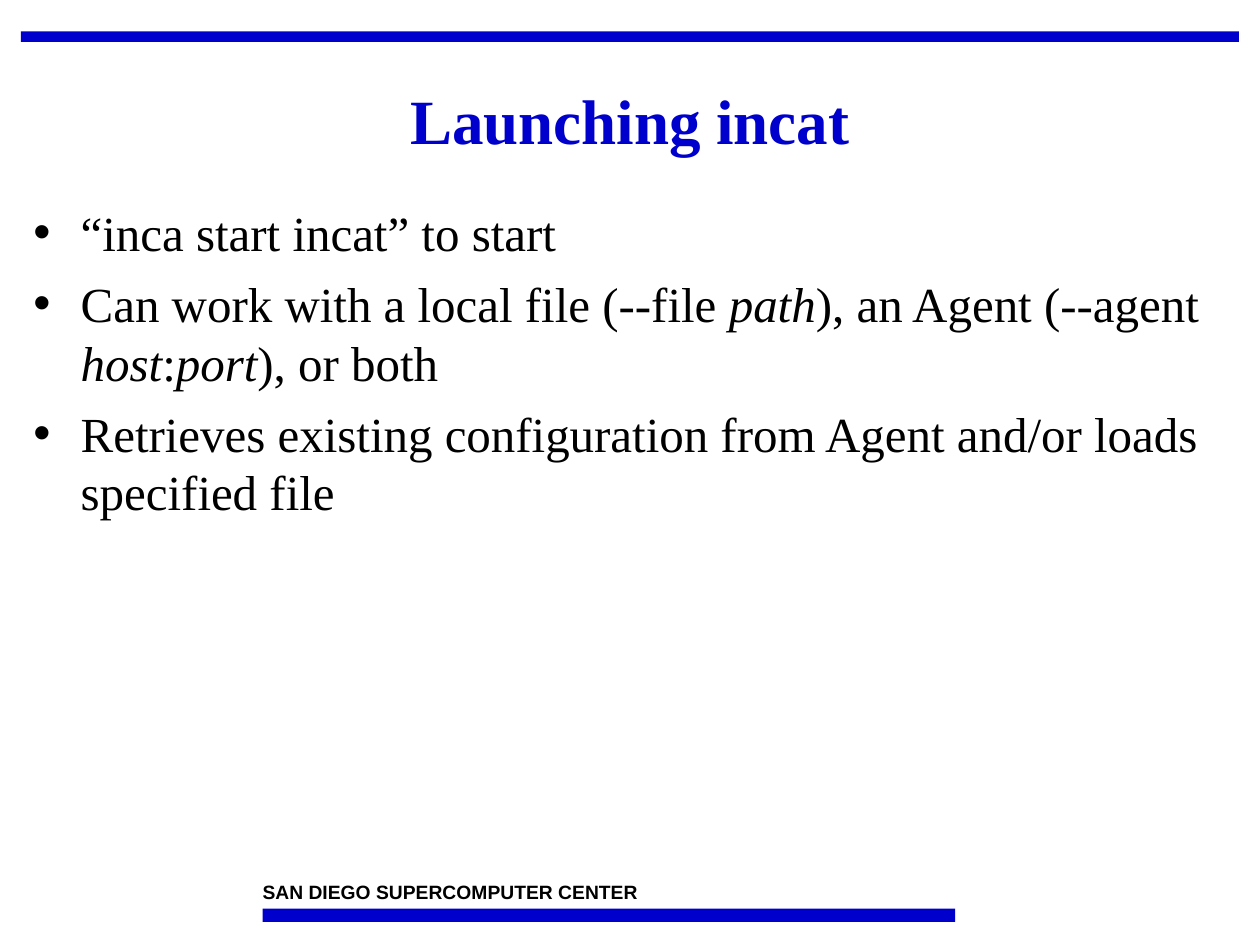
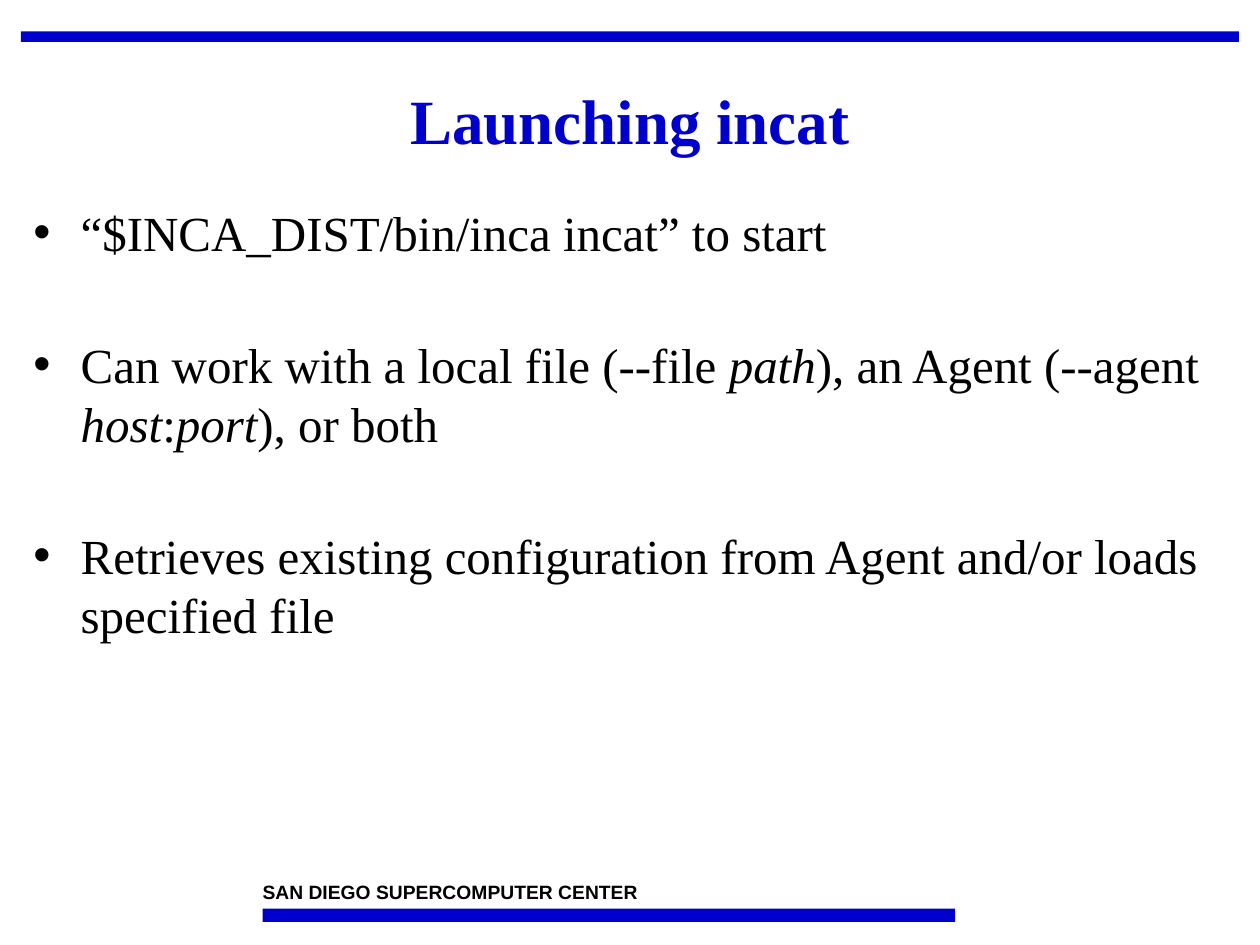
Before and after one commit to IncaProject/inca-xsede, a slide deck: slide 3 of talks/2008workshop/incat.ppt. Drawn at 1260x945 pixels with LibreOffice and Linux fonts; fonts in the diff are those of the drawing; background and template pictures are left out. Boxes give left, top, right and bottom in pixels: in the first picture for what was removed or moved away, otherwise in the second. Text is boxed around its words. In the diff, an @@ line names an element or a change of style, - is before the commit and + after.

```diff
--- a/talks/2008workshop/incat.ppt
+++ b/talks/2008workshop/incat.ppt
@@ text at <box>81,215,826,258</box>: text changed @@
-• “inca start incat” to start
+• “$INCA_DIST/bin/inca incat” to start
@@ text at <box>81,348,1199,643</box>: more space between paragraphs @@
```
Also in this commit, not shown: 11 other slides changed.
